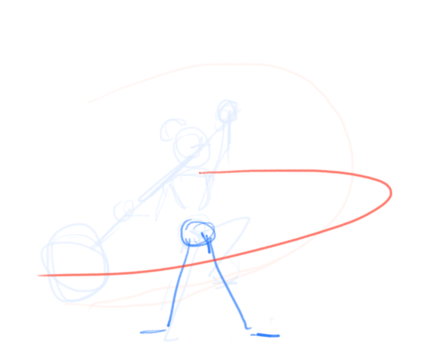
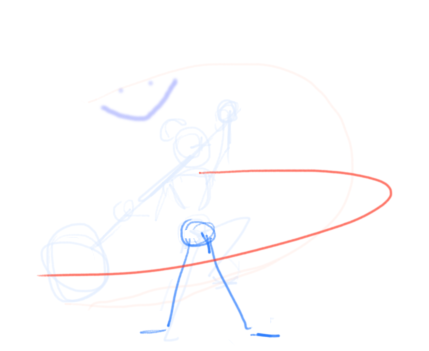
Before/after of a w=429, h=351 layered artwork. What changed in the layer stack:
painted on "Paint Layer 5" over (99, 77, 179, 123)
painted on "Paint Layer 4" over (99, 77, 179, 123)
